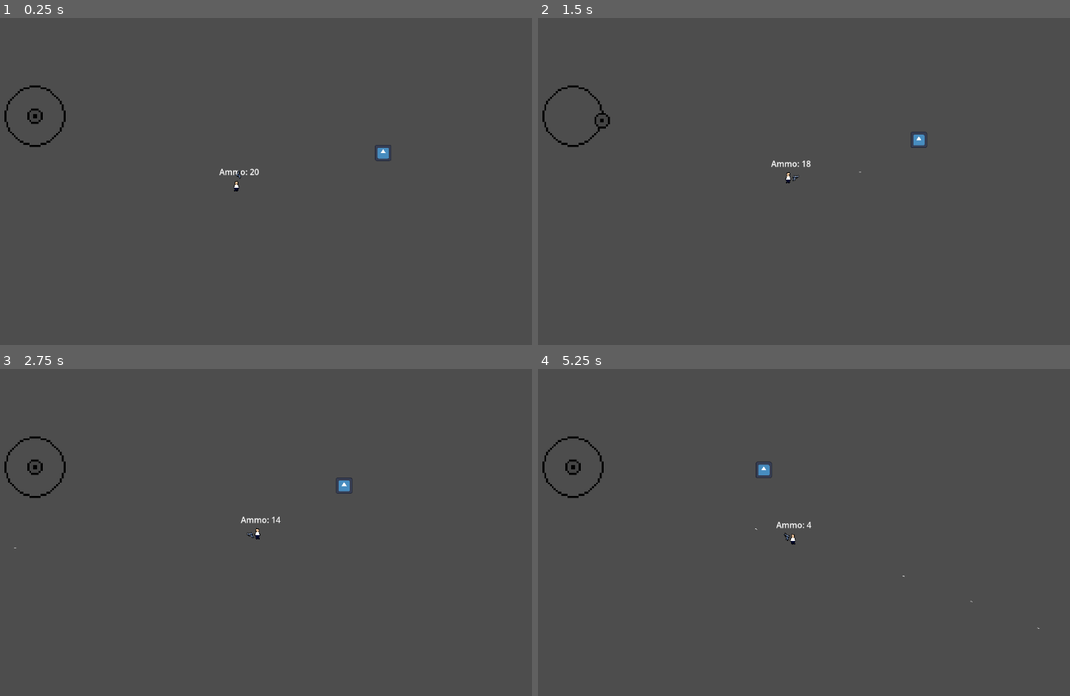
Above: before the commit, frames 1-4 (two rows, left to right).
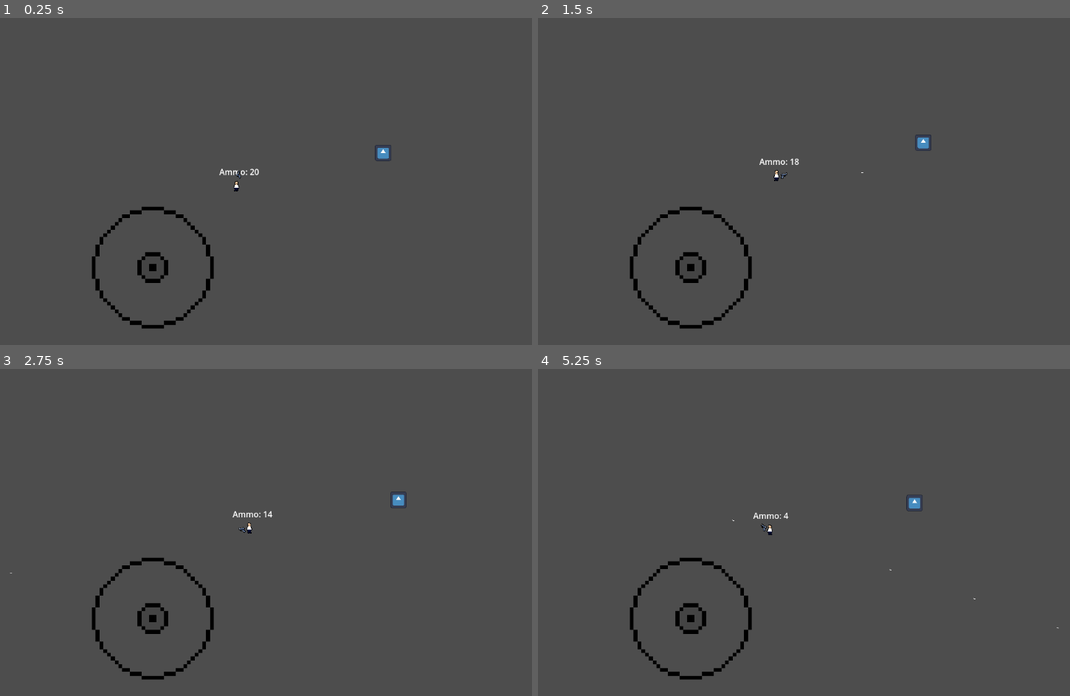
Above: after the commit, the same moments.

Repository: piedevfr/Top-Down-Shooter-Game
Game: Godot game, scene res://Scenes/main.tscn
Two runs of this game, one before a commit and one after it. Both use one fixed random seed, a clock stepped at 60 frames per second and the inputs below. The project has no main scene, so this scene is started directly.
Inputs (mouse positions are in pixels of both pictures, inside the frame that each line leads up to):
- Up to frame 1 (0.25 s): no input
- Up to frame 2 (1.5 s): click (692, 266) at 0.52 s; move the mouse to (905, 168) at 1.27 s; press the mouse at (905, 168) at 1.28 s; hold D (right) from 1.28 s (still down)
- Up to frame 3 (2.75 s): move the mouse to (117, 552) at 2.02 s; release D (right) at 2.03 s; release the mouse at (117, 552) at 2.03 s; hold S (down) from 2.03 s (still down); click (117, 552) at 2.1 s
- Up to frame 4 (5.25 s): move the mouse to (835, 460) at 2.77 s; release S (down) at 2.78 s; press the mouse at (835, 460) at 2.78 s; hold D (right) 2.78-3.53 s; move the mouse to (745, 601) at 3.52 s; release the mouse at (745, 601) at 3.53 s; hold W (up) 3.53-4.28 s; click (745, 601) at 3.6 s; move the mouse to (952, 584) at 4.27 s; press the mouse at (952, 584) at 4.28 s; hold A (left) from 4.28 s (still down); move the mouse to (596, 483) at 5.02 s; release the mouse at (596, 483) at 5.03 s; click (596, 483) at 5.1 s

The runs differ from the first frame. In frame 1, 1.2% of the frame differs, in the area x 0-41%, y 20-96%; in frame 2, 1.5%; in frame 3, 1.7%, in the area x 0-77%, y 20-96%; in frame 4, 1.7%.

Commit message:
Last Sync: 2026-04-24 13:53 (Mobile)

Diff:
--- a/Scenes/Player/player.tscn
+++ b/Scenes/Player/player.tscn
@@ -97,5 +97,5 @@
 [node name="CanvasLayer" type="CanvasLayer" parent="." unique_id=914990857]
 
 [node name="Joystick" parent="CanvasLayer" unique_id=183930265 instance=ExtResource("5_htcer")]
-position = Vector2(121, 132)
-scale = Vector2(3.739, 3.739)
+position = Vector2(411.00003, 488.00003)
+scale = Vector2(7.442, 7.442)
--- a/Scenes/UI/joystick.tscn
+++ b/Scenes/UI/joystick.tscn
@@ -4,14 +4,31 @@
 [ext_resource type="Texture2D" uid="uid://vsvcsc4tbt28" path="res://Assets/Sprites/Demo_Sprites/Joystick.png" id="2_4ard8"]
 [ext_resource type="Script" uid="uid://ceygot1dbni8u" path="res://Scripts/UI Scripts/joystick.gd" id="2_yfih0"]
 
-[sub_resource type="CircleShape2D" id="CircleShape2D_yfih0"]
-radius = 15.35
+[sub_resource type="GDScript" id="GDScript_4ard8"]
+script/source = "extends Node2D
 
-[node name="Joystick" type="TouchScreenButton" unique_id=183930265]
-texture_normal = ExtResource("1_hljin")
-shape = SubResource("CircleShape2D_yfih0")
+var posVector : Vector2
+"
+
+[node name="Joystick" type="Node2D" unique_id=1413670510]
+script = SubResource("GDScript_4ard8")
+
+[node name="Ring" type="Sprite2D" parent="." unique_id=1397400866]
+texture = ExtResource("1_hljin")
+
+[node name="Knob" type="Sprite2D" parent="." unique_id=109086118]
+texture = ExtResource("2_4ard8")
 script = ExtResource("2_yfih0")
 
-[node name="Knob" type="Sprite2D" parent="." unique_id=109086118]
-position = Vector2(16, 16)
-texture = ExtResource("2_4ard8")
+[node name="Button" type="Button" parent="." unique_id=871731293]
+self_modulate = Color(1, 1, 1, 0)
+offset_left = -22.0
+offset_top = -22.0
+offset_right = 22.0
+offset_bottom = 22.0
+pivot_offset = Vector2(38, 17)
+size_flags_horizontal = 4
+size_flags_vertical = 4
+
+[connection signal="button_down" from="Button" to="Knob" method="_on_button_button_down"]
+[connection signal="button_up" from="Button" to="Knob" method="_on_button_button_up"]
--- a/Scripts/Player_Scripts/player.gd
+++ b/Scripts/Player_Scripts/player.gd
@@ -4,7 +4,7 @@
 var direction
 @onready var ammo: Label = $Ammo
 @onready var animated_sprite: AnimatedSprite2D = $AnimatedSprite2D
-@onready var joystick : Joystick = $CanvasLayer/Joystick
+@onready var joystick = $CanvasLayer/Joystick
 
 @export var show_ammo : bool
 @export var gun : Node2D
@@ -20,7 +20,7 @@
 	if mobile == false:
 		direction = Input.get_vector("left", "right", "up", "down")
 	elif mobile == true:
-		direction = joystick.get_joystick_direction()
+		direction = joystick.posVector
 	velocity = direction * speed
 
 	if show_ammo == true:
--- a/Scripts/UI Scripts/joystick.gd
+++ b/Scripts/UI Scripts/joystick.gd
@@ -1,29 +1,39 @@
-extends TouchScreenButton
-class_name Joystick
+extends Sprite2D
 
-@onready var knob: Sprite2D = $Knob
-@onready var max_distance = shape.radius
+@onready var parent : Node2D = $".."
 
-var stick_center : Vector2 = texture_normal.get_size() / 2
-var touched : bool = false
+var pressing : bool = false
+var max_distance = 16
+var deadzone = 5
+var return_speed = 20
+
 
 func _ready() -> void:
-	set_process(false)
+	max_distance *= parent.scale.x
 
 func _process(delta: float) -> void:
-	knob.global_position = get_global_mouse_position()
-	knob.position = stick_center + (knob.position - stick_center).limit_length(max_distance)
+	if pressing == true:
+		if max_distance >= get_global_mouse_position().distance_to(parent.global_position):
+			global_position = get_global_mouse_position()
+		else:
+			var angle = parent.global_position.angle_to_point(get_global_mouse_position())
+			global_position.x = parent.global_position.x + cos(angle) * max_distance
+			global_position.y = parent.global_position.y + sin(angle) * max_distance
+		calculateVector()
+	else:
+		global_position = lerp(global_position, parent.global_position, return_speed * delta)
+		parent.posVector = Vector2(0, 0)
+	print(parent.posVector)
 
-func _input(event: InputEvent) -> void:
-	if event is InputEventScreenTouch:
-		if event.pressed:
-			set_process(true)
-			touched = true
-		elif not event.pressed:
-			set_process(false)
-			knob.position = stick_center
-			touched = false
 
-func get_joystick_direction() -> Vector2:
-	var direction = knob.position - stick_center
-	return direction.normalized()
+func _on_button_button_down() -> void:
+	pressing = true
+
+func _on_button_button_up() -> void:
+	pressing = false
+
+func calculateVector():
+	if abs(global_position.x - parent.global_position.x) >= deadzone:
+		parent.posVector.x = (global_position.x - parent.global_position.x) / max_distance
+	if abs(global_position.y - parent.global_position.y) >= deadzone:
+		parent.posVector.y = (global_position.y - parent.global_position.y) / max_distance
